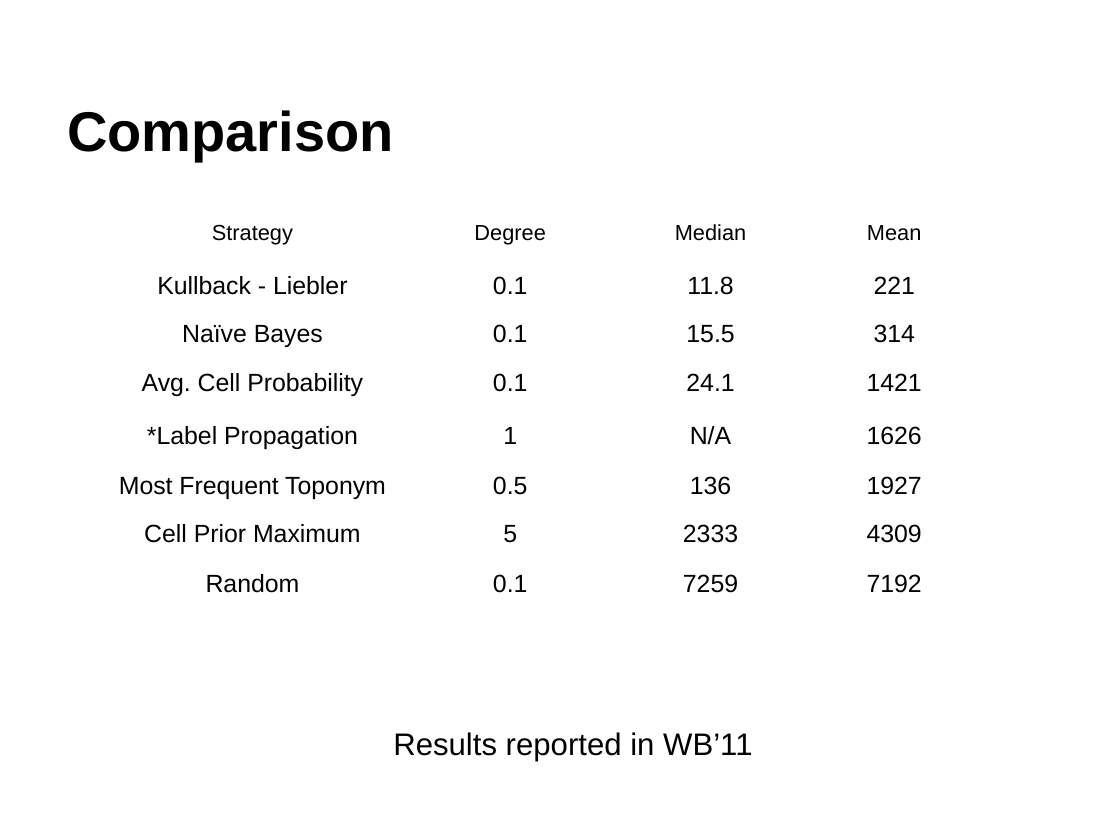
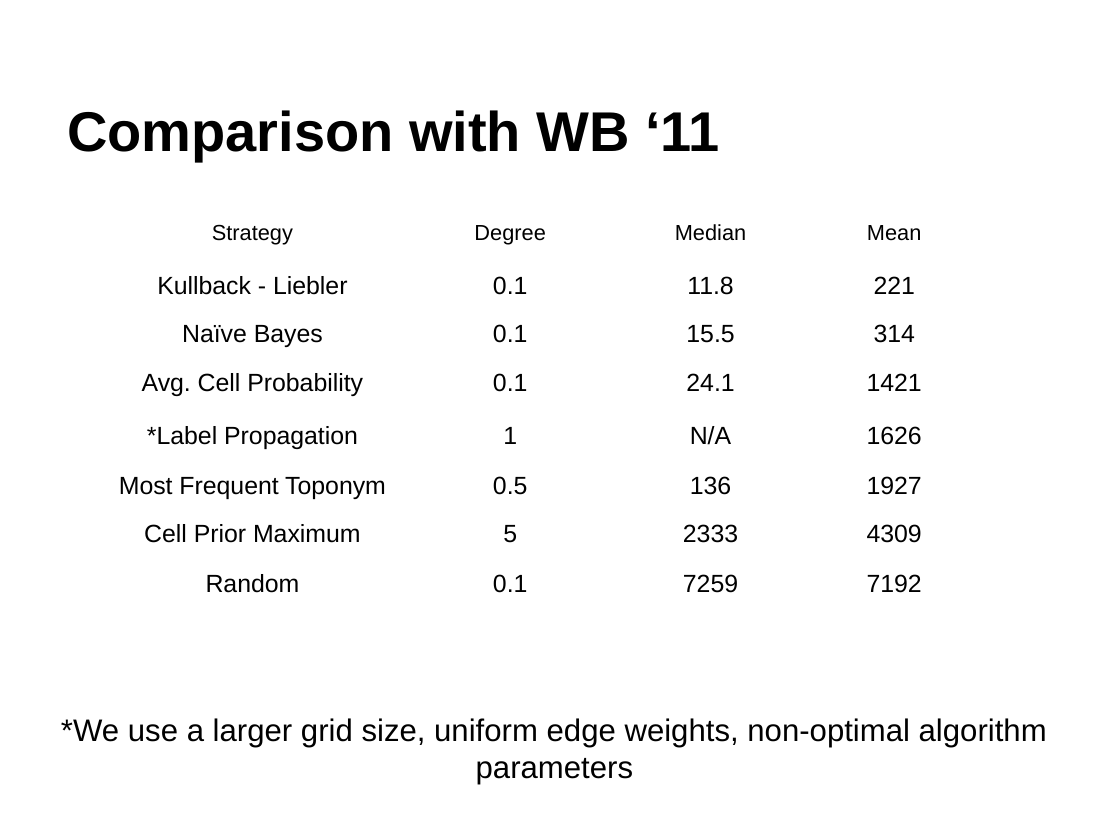
Before and after one commit to raptros/gmm-project-2012, a slide deck: slide 16 of presentation/gmm-2012-presentation.pptx (slide 15 before the commit). Drawn at 1120x840 pixels with LibreOffice and Linux fonts; fonts in the diff are those of the drawing. Boxes give left, top, right and bottom in pixels: in the first picture for what was removed or moved away, otherwise in the second. Text is boxed around its words. In the diff, an @@ line names an element or a change of style, - is before the commit and + after.

```diff
--- a/presentation/gmm-2012-presentation.pptx
+++ b/presentation/gmm-2012-presentation.pptx
@@ title at [67, 110, 720, 161]: text changed @@
-Comparison
+Comparison with WB ‘11
@@ text at [61, 718, 1047, 784]: text changed @@
-Results reported in WB’11
+*We use a larger grid size, uniform edge weights, non-optimal algorithm parameters
```
Also in this commit, not shown: 4 other slides changed, 1 slide added, 1 slide removed.
